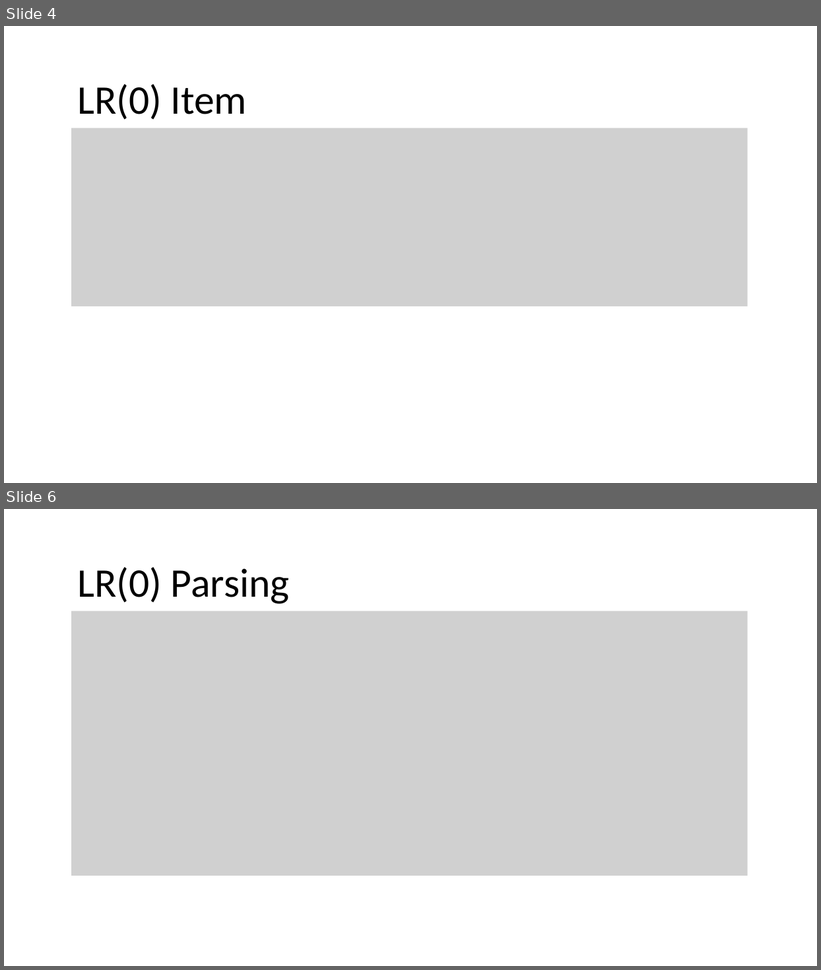
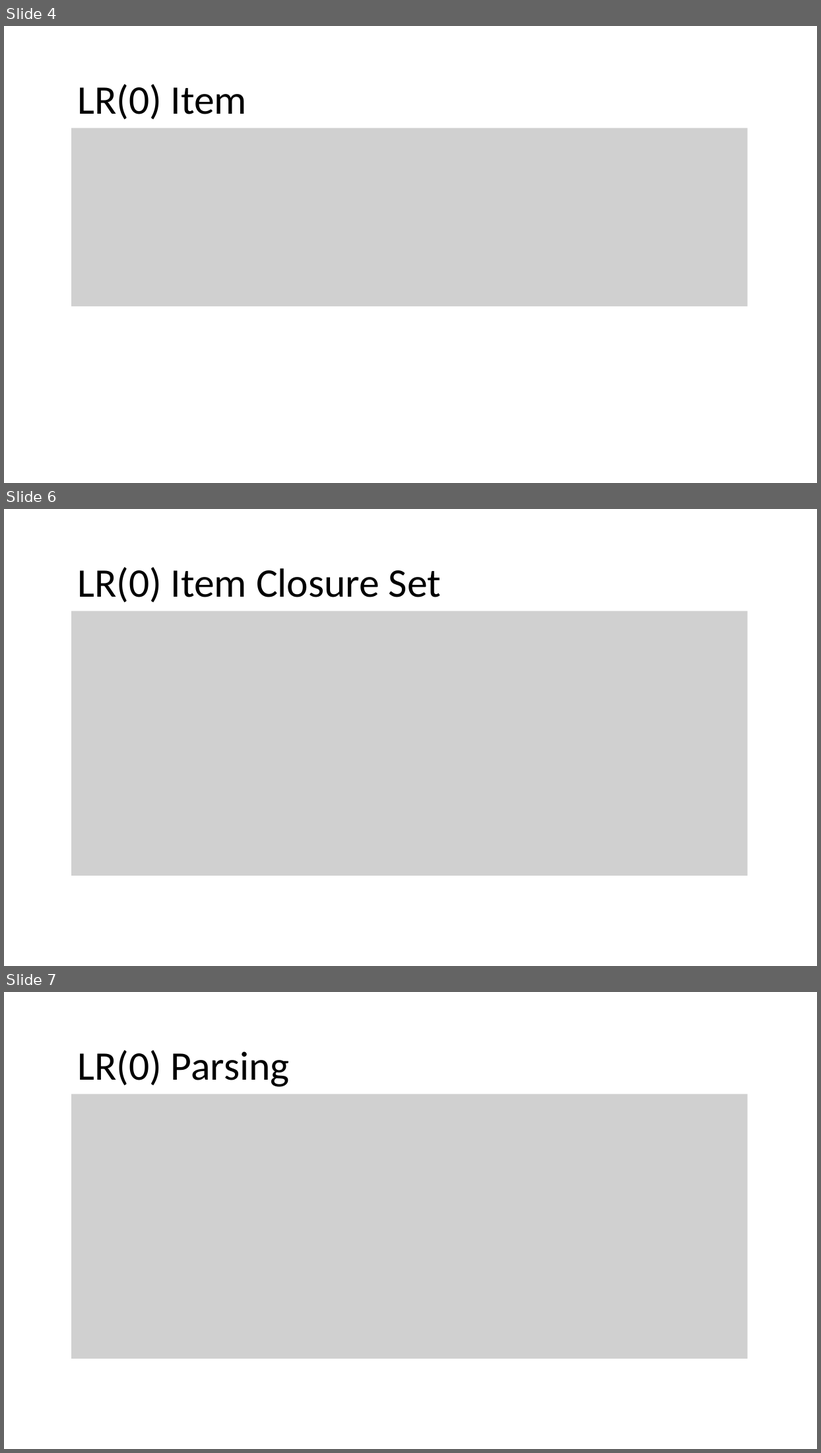
Before and after one commit to nivshani/compilation, a slide deck: slides/bottom_up_parsing.pptx. Shown one above the other, each under a label of ours: slides 4 and 6 before the commit, slides 4, 6 and 7 after it; the slides between them are not shown. The pictures are 821x970 and 821x1453 pixels, drawn with LibreOffice and Linux fonts; fonts in the diff are those of the drawing; grey boxes stand for pictures. Boxes give left, top, right and bottom in pixels: in the first picture for what was removed or moved away, otherwise in the second. Text is boxed around its words. In the diff, an @@ line names an element or a change of style, - is before the commit and + after.

```diff
--- a/slides/bottom_up_parsing.pptx
+++ b/slides/bottom_up_parsing.pptx
@@ slide 6 added at [4, 509, 817, 966], background #FFFFFF @@
@@ text added at [77, 567, 441, 603], 48 pt, text #000000 @@
+LR(0) Item Closure Set
@@ picture added at [72, 611, 748, 875] @@
@@ what was slide 6 is now slide 7 @@
```
Also in this commit, not shown: 2 slides changed, 1 other slide added, 1 slide removed, 1 other file.
